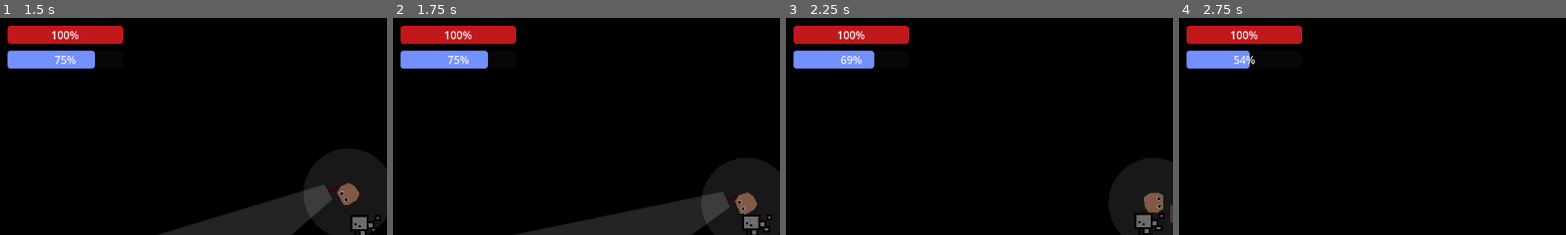
Above: before the commit, frames 1-4 (left to right).
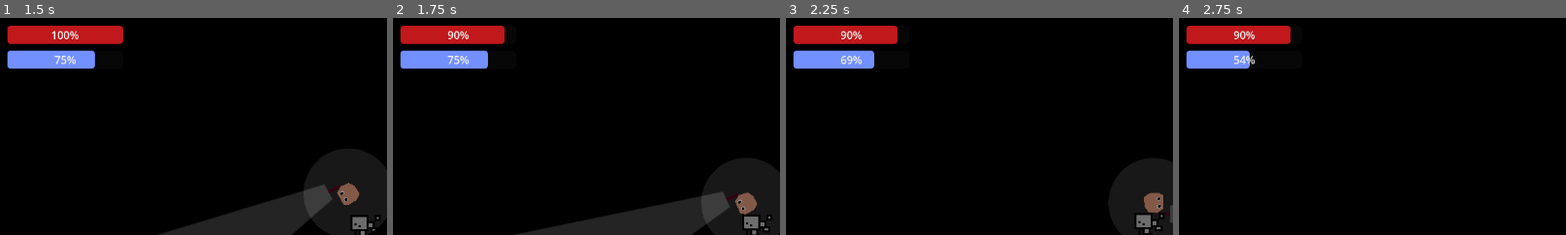
Above: after the commit, the same moments.

Repository: mncc8337/blashout
Game: Godot game, scene res://scenes/main.tscn
Same seed, same stepped clock (60 frames per second), same inputs: the game is played once before the commit and once after it.
Inputs (mouse positions are % of the whole screen's width and height, from its top left):
- Up to frame 1 (1.5 s): move the mouse to (72, 45) at 0.52 s; hold D (right) 0.53-1.28 s; hold Shift (run) 0.53-1.28 s; move the mouse to (30, 55) at 1.27 s; hold S (down) from 1.28 s (still down); tap Shift (run) at 1.35 s
- Up to frame 2 (1.75 s): keep holding S (down)
- Up to frame 3 (2.25 s): move the mouse to (60, 28) at 2.02 s; release S (down) at 2.03 s; hold D (right) from 2.03 s (still down); hold Shift (run) from 2.03 s (still down)
- Up to frame 4 (2.75 s): keep holding D (right); keep holding Shift (run)
The pictures show only the part of the screen within x 0-50%, y 0-50%; the shares and areas given below are measured in that part.

Frame 1 is identical in both runs. In frame 2, 0.5% of the frame differs, in the area x 13-32%, y 3-13%; in frame 3, 0.5%; in frame 4, 0.5%.

Commit message:
foe's attacking frfr

Diff:
--- a/scenes/foe.tscn
+++ b/scenes/foe.tscn
@@ -30,3 +30,6 @@
 theme = SubResource("Theme_ctdp7")
 value = 33.0
 show_percentage = false
+
+[node name="attack_cooldown" type="Timer" parent="."]
+one_shot = true
--- a/scripts/foe.gd
+++ b/scripts/foe.gd
@@ -3,7 +3,16 @@
 
 var SPEED = 600.0
 var health = 100.0
+@export var attack_dmg = 10
+@export var attack_range = 50 # in px
+@export var attack_cooldown = 1.5
 @onready var player = $"../../player"
+
+var sqr_attack_range
+
+func _ready():
+	$attack_cooldown.wait_time = attack_cooldown
+	sqr_attack_range = attack_range * attack_range
 
 func _process(delta):
 	$healthbar.visible = health < 100
@@ -11,12 +20,12 @@
 
 func _physics_process(delta):
 	var player_pos = player.global_position
-	move_to(player_pos, delta)
+	var a_direction = player_pos - self.global_position
+	velocity = a_direction.normalized() * SPEED * delta
+	move_and_slide()
 
-func move_to(f_target, delta):
-	var a_direction = (f_target - self.global_position).normalized()
-	velocity = a_direction * SPEED * delta
-	#if a_direction.x > 0:
-	# 	self.global_transform.x = Vector2(-3,0)
-	# else: self.global_transform.x = Vector2(3,0)
-	move_and_slide()
+	# after move check if can attack
+	if $attack_cooldown.is_stopped():
+		if a_direction.dot(a_direction) < sqr_attack_range:
+			player.someone_attack_me_help.emit(attack_dmg)
+			$attack_cooldown.start()
--- a/scripts/player.gd
+++ b/scripts/player.gd
@@ -1,6 +1,6 @@
 extends CharacterBody2D
 
-signal someone_attack_me_help
+signal someone_attack_me_help(damage)
 
 const SPEED = 600.0
 const FRICTION = 0.1
@@ -18,6 +18,11 @@
 func _ready():
 	viewport = get_viewport()
 	camera = viewport.get_camera_2d()
+
+	someone_attack_me_help.connect(on_being_attacked)
+
+func on_being_attacked(damage):
+	health -= damage
 
 func _physics_process(delta):
 	var dir = Vector2.ZERO
